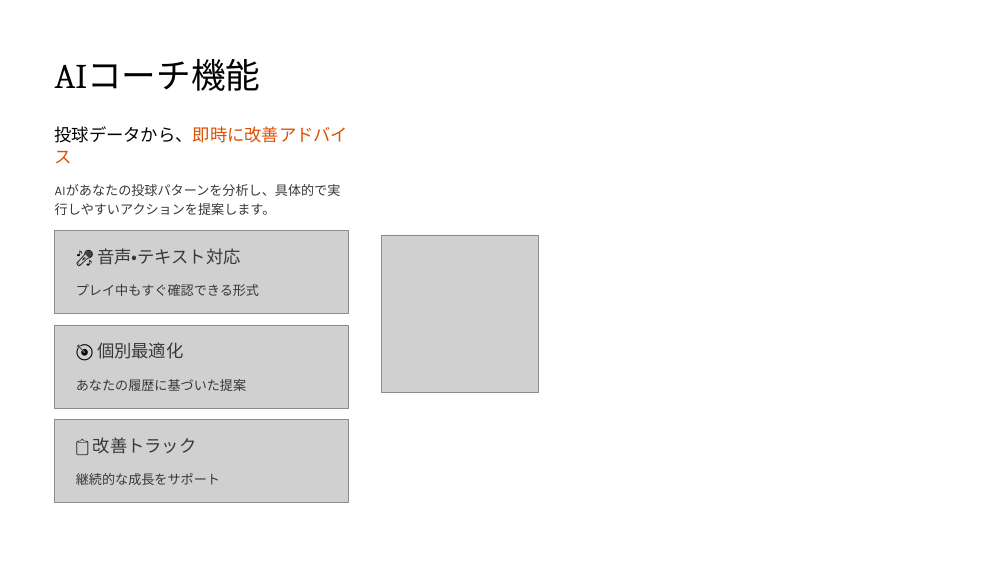
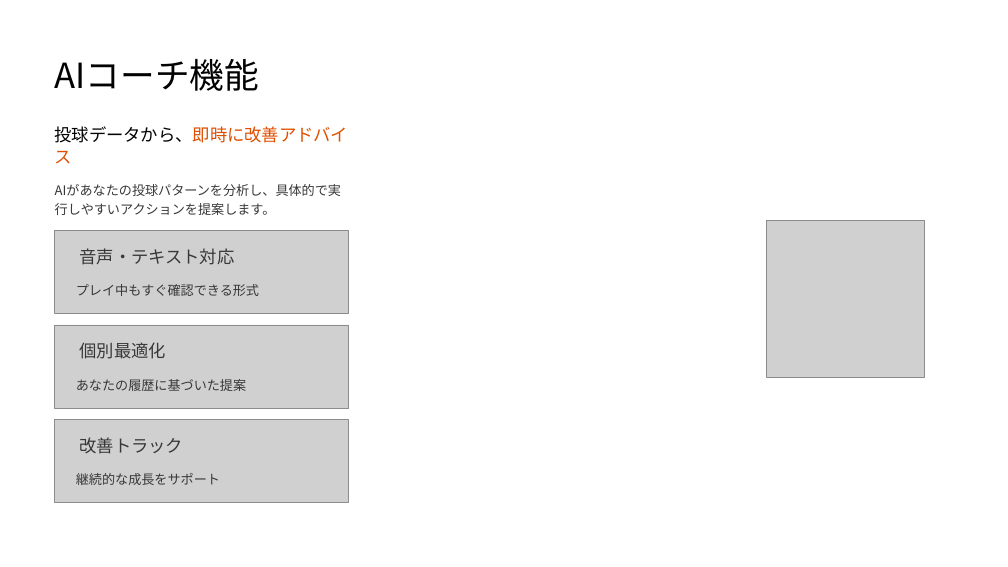
Before and after one commit to LXirgil/IS, a slide deck: slide 5 of AI-Bowling-Master.pptx. Drawn at 1008x567 pixels with LibreOffice and Linux fonts; fonts in the diff are those of the drawing; grey boxes stand for pictures; background and template pictures are left out. Boxes give left, top, right and bottom in pixels: in the first picture for what was removed or moved away, otherwise in the second. Text is boxed around its words. In the diff, an @@ line names an element or a change of style, - is before the commit and + after.

Commit message:
スライド資料のデザイン改善
フォント、レイアウトの修正

```diff
--- a/AI-Bowling-Master.pptx
+++ b/AI-Bowling-Master.pptx
@@ text "AIコーチ機能" at (55, 59, 259, 91): font Cambria to Noto Sans CJK JP @@
@@ text "AIがあなたの投球パターンを分析し、具体的で実行しやすいアクションを提案します。" at (55, 184, 341, 215): font Karla to Noto Sans CJK JP @@
@@ picture: place and size @@
-picture at (381, 235, 538, 392)
+picture at (767, 220, 924, 377)
@@ text at (80, 248, 235, 265): text changed; font Cambria to Noto Sans CJK JP @@
-🎤 音声・テキスト対応
+音声・テキスト対応
@@ text at (80, 342, 166, 359): text changed; font Cambria to Noto Sans CJK JP @@
-🎯 個別最適化
+個別最適化
@@ text at (80, 437, 184, 454): text changed; font Cambria to Noto Sans CJK JP @@
-📋 改善トラック
+改善トラック
```
Also in this commit, not shown: 8 other slides changed, 1 slide removed.
